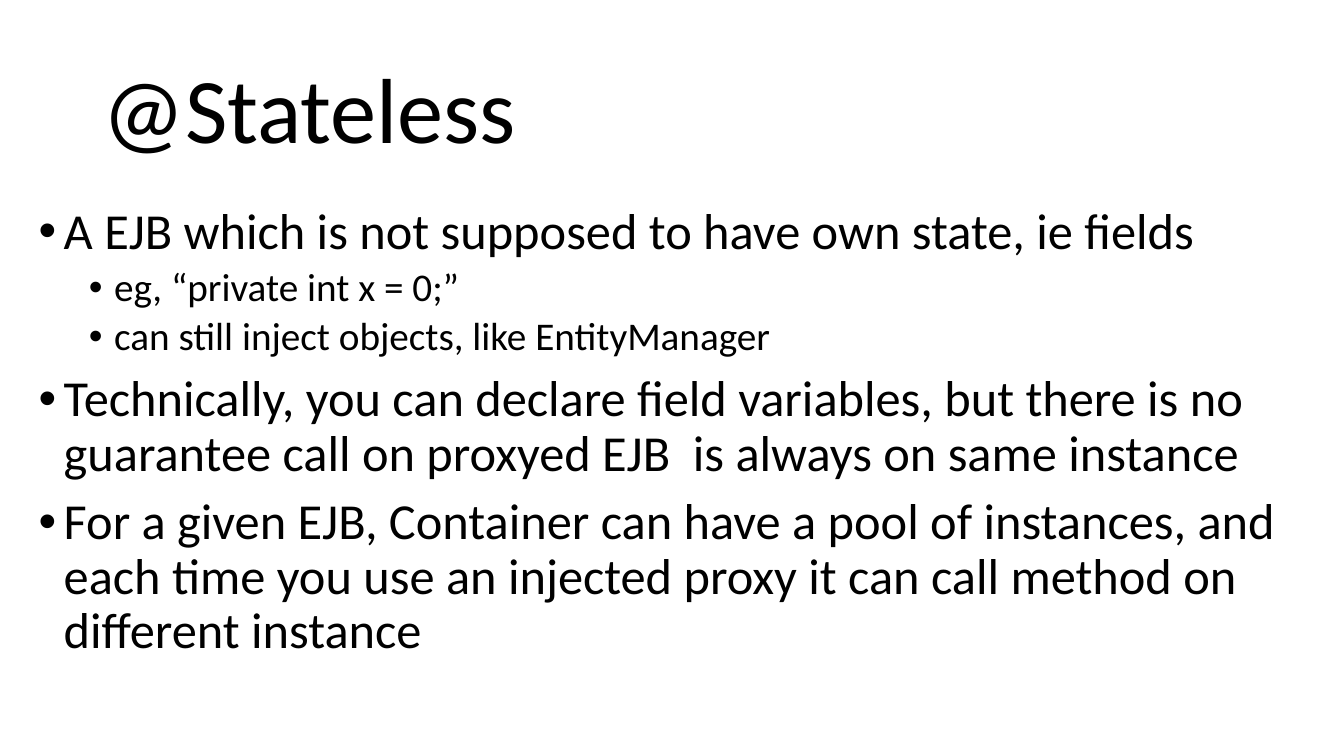
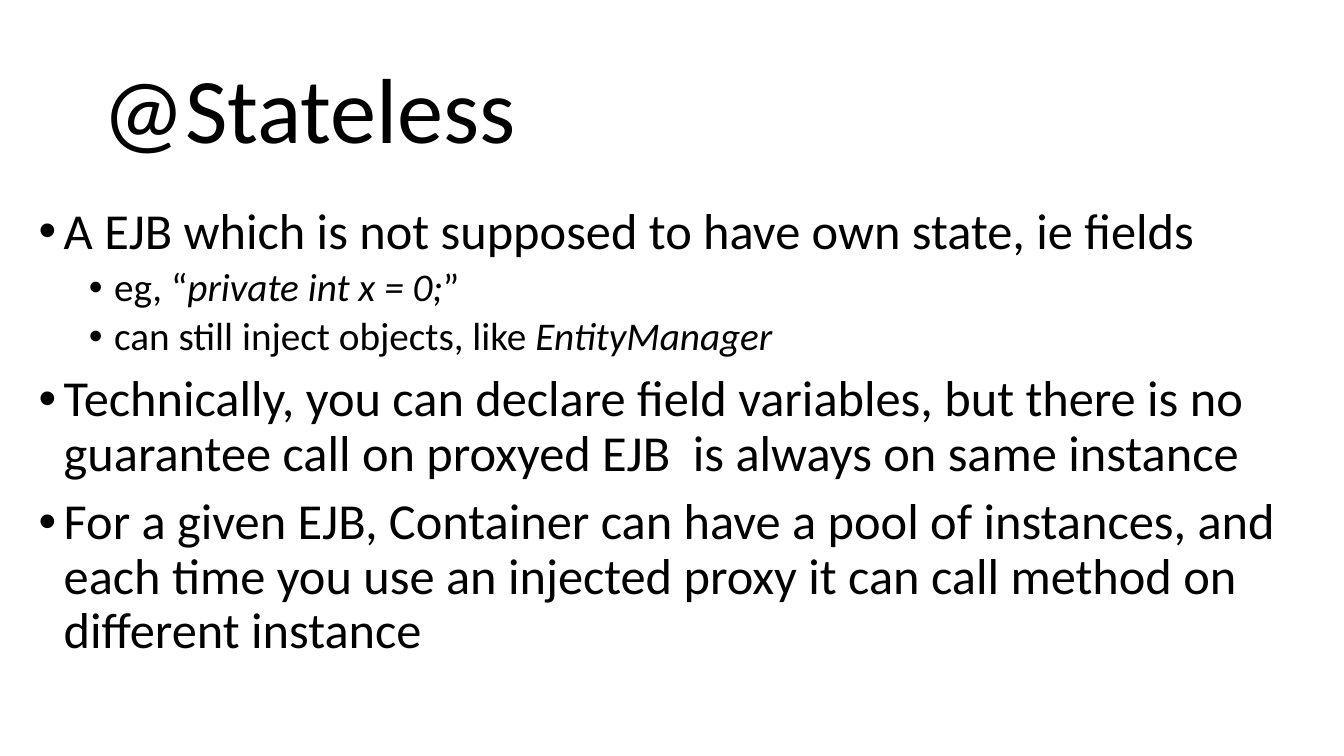
Before and after one commit to arcuri82/testing_security_development_enterprise_systems, a slide deck: slide 4 of doc/intro/slides/lesson_05_ejb.pptx. Drawn at 1344x756 pixels with LibreOffice and Linux fonts; fonts in the diff are those of the drawing. Boxes give left, top, right and bottom in pixels: in the first picture for what was removed or moved away, otherwise in the second. Text is boxed around its words. In the diff, an @@ line names an element or a change of style, - is before the commit and + after.

```diff
--- a/doc/intro/slides/lesson_05_ejb.pptx
+++ b/doc/intro/slides/lesson_05_ejb.pptx
@@ text at box(114, 273, 772, 357): italic on in "“private int x = 0;”", "EntityManager" @@
```
Also in this commit, not shown: 7 other slides changed, 2 other files.
